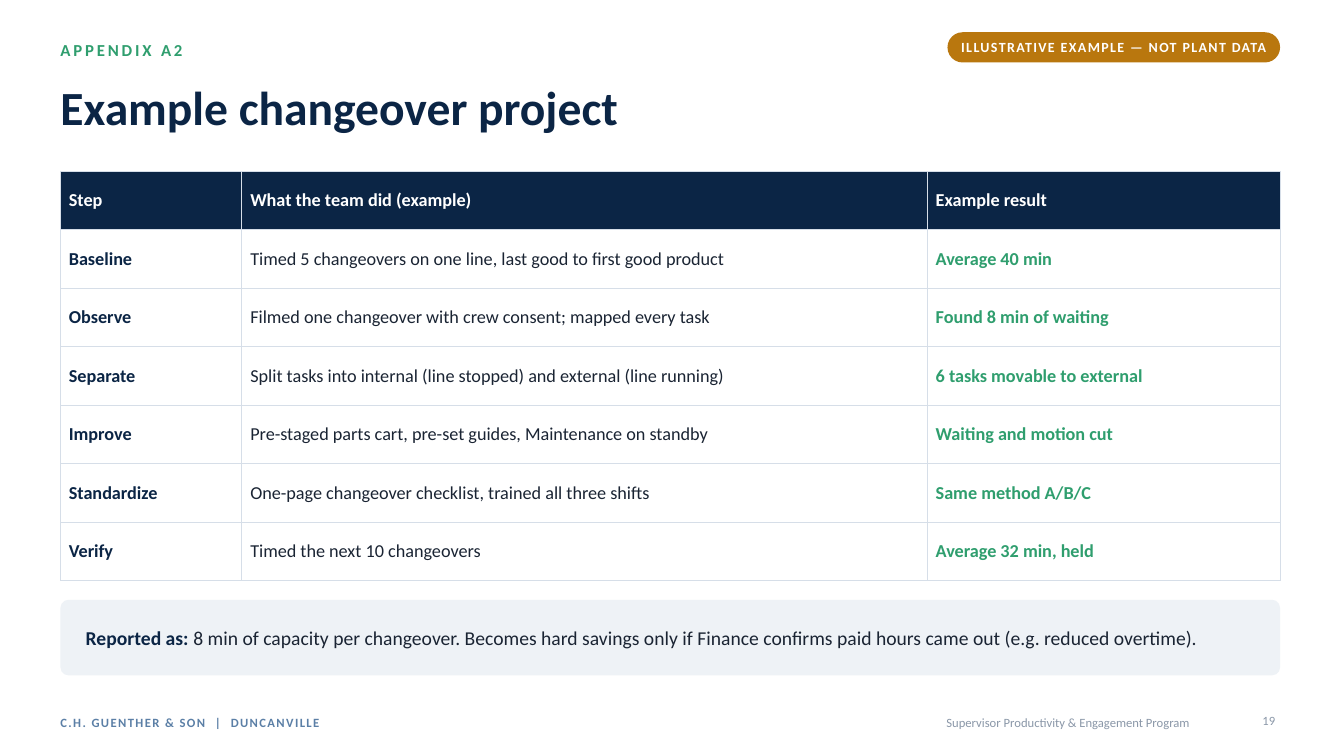
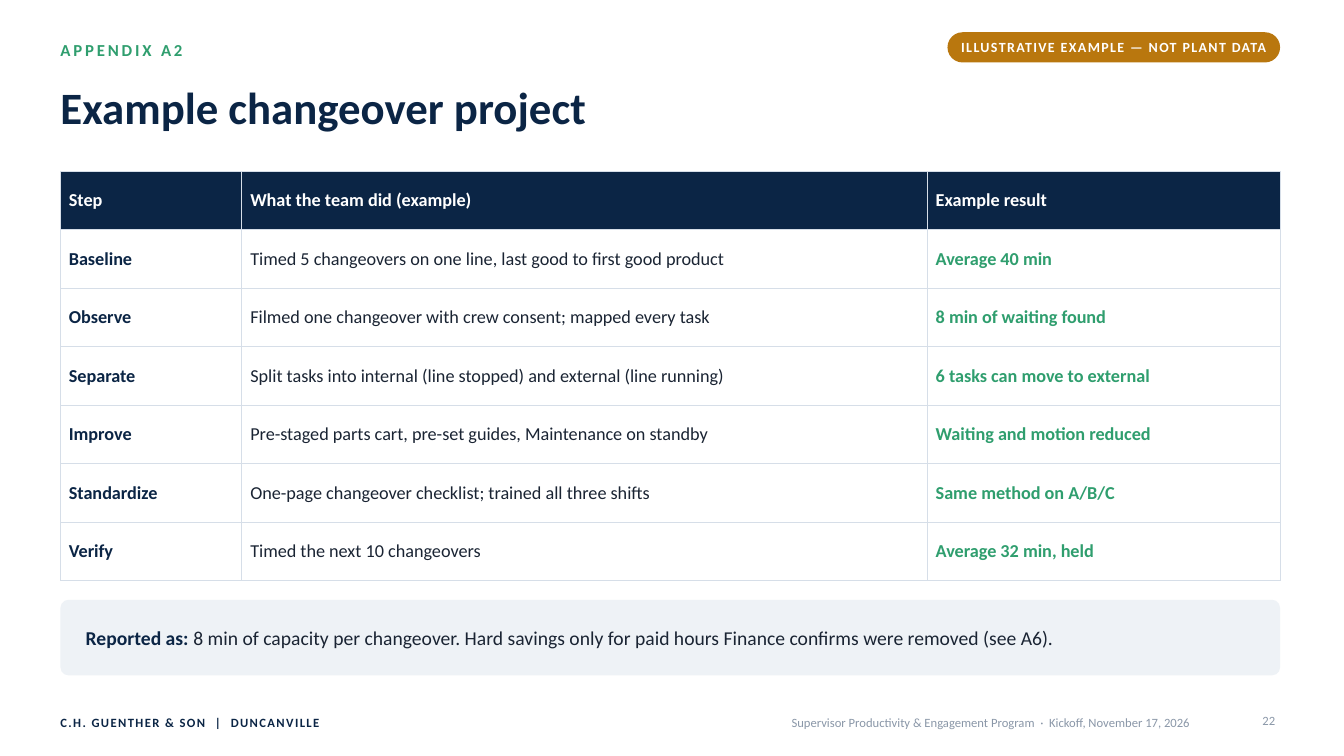
Before and after one commit to mabendeh/QMS_System1, a slide deck: slide 22 of presentations/CHG_Duncanville_Supervisor_Program/CHG_Duncanville_Supervisor_Productivity_Program_Kickoff.pptx (slide 19 before the commit). Drawn at 1344x756 pixels with LibreOffice and Linux fonts; fonts in the diff are those of the drawing. Boxes give left, top, right and bottom in pixels: in the first picture for what was removed or moved away, otherwise in the second. Text is boxed around its words. In the diff, an @@ line names an element or a change of style, - is before the commit and + after.

```diff
--- a/presentations/CHG_Duncanville_Supervisor_Program/CHG_Duncanville_Supervisor_Productivity_Program_Kickoff.pptx
+++ b/presentations/CHG_Duncanville_Supervisor_Program/CHG_Duncanville_Supervisor_Productivity_Program_Kickoff.pptx
@@ title "Example changeover project" at box(60, 92, 586, 132): size 34 to 32 pt @@
@@ table at box(60, 171, 1280, 564) @@
-row 3, column 3: Found 8 min of waiting
+row 3, column 3: 8 min of waiting found
-row 4, column 3: 6 tasks movable to external
+row 4, column 3: 6 tasks can move to external
-row 5, column 3: Waiting and motion cut
+row 5, column 3: Waiting and motion reduced
-row 6, column 2: One-page changeover checklist, trained all three shifts
+row 6, column 2: One-page changeover checklist; trained all three shifts
-row 6, column 3: Same method A/B/C
+row 6, column 3: Same method on A/B/C
@@ text at box(86, 631, 1053, 649): text changed @@
-Reported as: 8 min of capacity per changeover. Becomes hard savings only if Finance confirms paid hours came out (e.g. reduced overtime).
+Reported as: 8 min of capacity per changeover. Hard savings only for paid hours Finance confirms were removed (see A6).
@@ text "C.H. GUENTHER & SON | ..." at box(60, 718, 320, 727): text colour #5B7FA6 to #0B2545 @@
@@ text at box(792, 718, 1190, 729): text changed @@
-Supervisor Productivity & Engagement Program
+Supervisor Productivity & Engagement Program · Kickoff, November 17, 2026
@@ page number at box(1262, 717, 1275, 725): text changed @@
-19
+22
```
Also in this commit, not shown: 14 other slides changed, 9 slides added, 6 slides removed, 3 other files.
